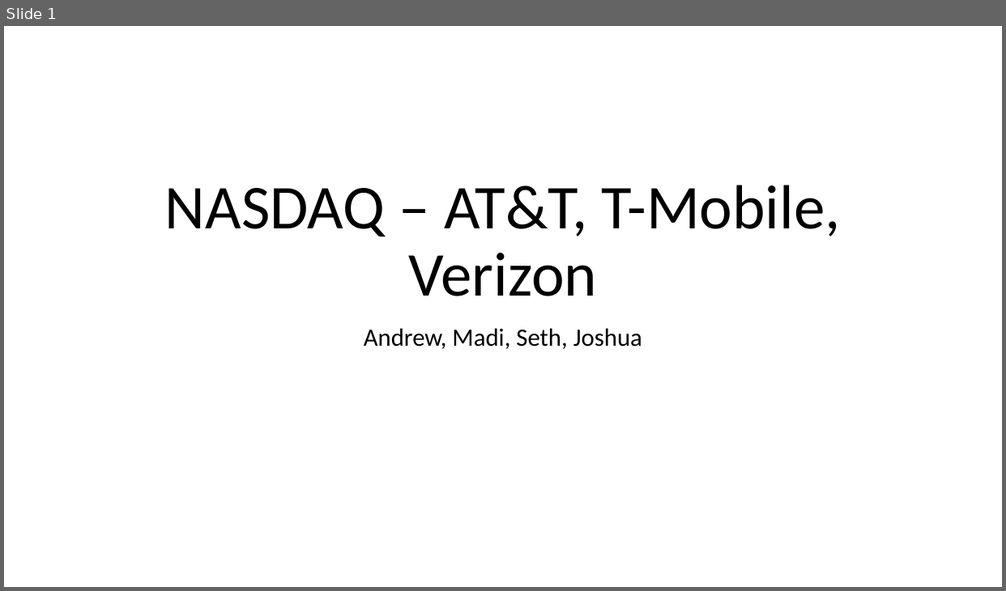
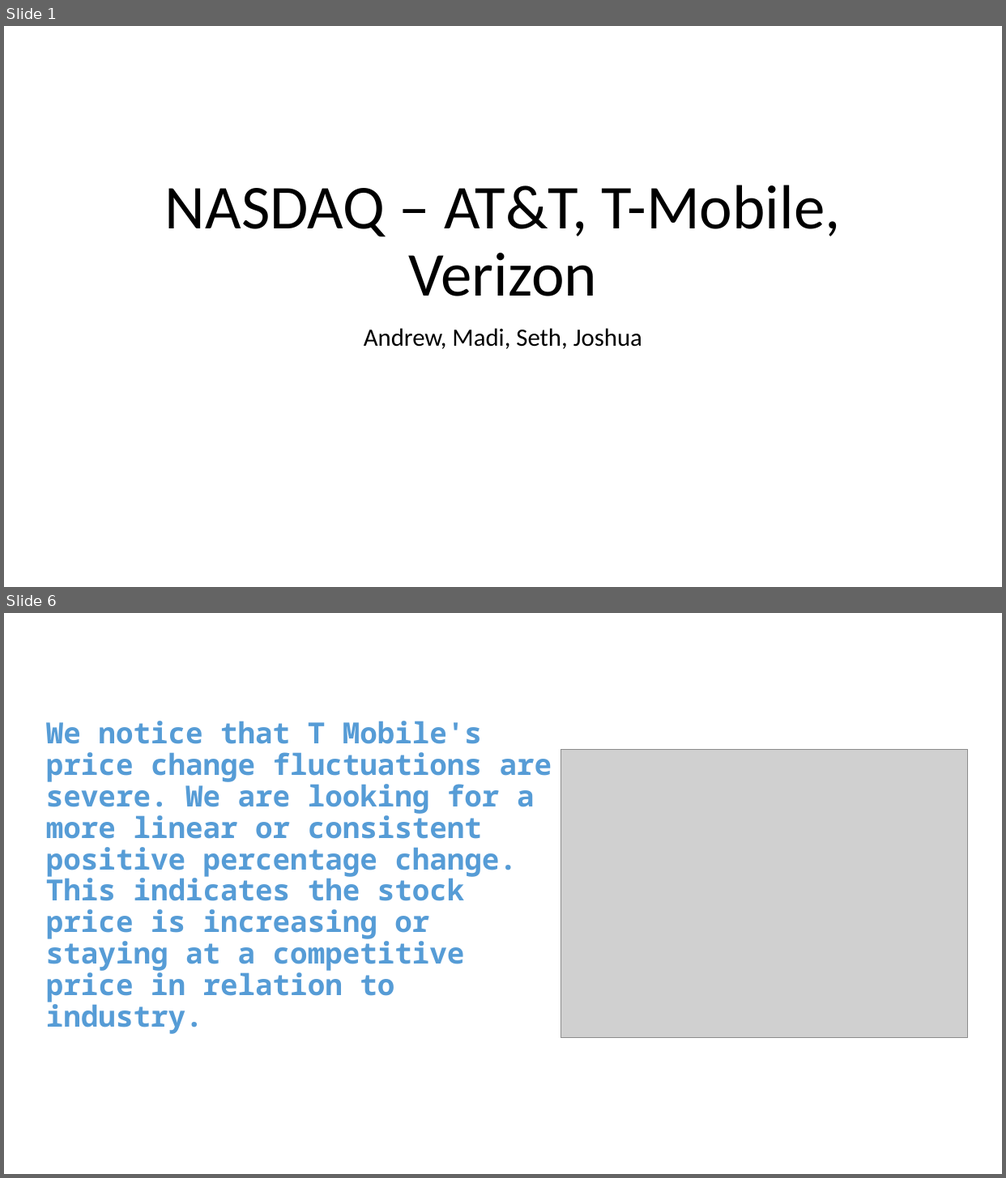
Before and after one commit to mssubaiti/Project1_Group1, a slide deck: presentation.pptx. Shown one above the other, each under a label of ours: slide 1 before the commit, slides 1 and 6 after it; the slides between them are not shown. The pictures are 1006x591 and 1006x1178 pixels, drawn with LibreOffice and Linux fonts; fonts in the diff are those of the drawing; grey boxes stand for pictures. Boxes give left, top, right and bottom in pixels: in the first picture for what was removed or moved away, otherwise in the second. Text is boxed around its words. In the diff, an @@ line names an element or a change of style, - is before the commit and + after.

```diff
--- a/presentation.pptx
+++ b/presentation.pptx
@@ slide 6 added at [4, 613, 1002, 1174], background #FFFFFF @@
@@ title added at [46, 721, 552, 1034], 28 pt, text #569CD6, bold @@
+We notice that T Mobile's price change fluctuations are severe. We are looking for a more linear or consistent positive percentage change. This indicates the stock price is increasing or staying at a competitive price in relation to industry.
@@ picture added at [561, 749, 967, 1038] @@
```
Also in this commit, not shown: 6 slides changed, 12 other slides added, 9 slides removed, 6 other files.
